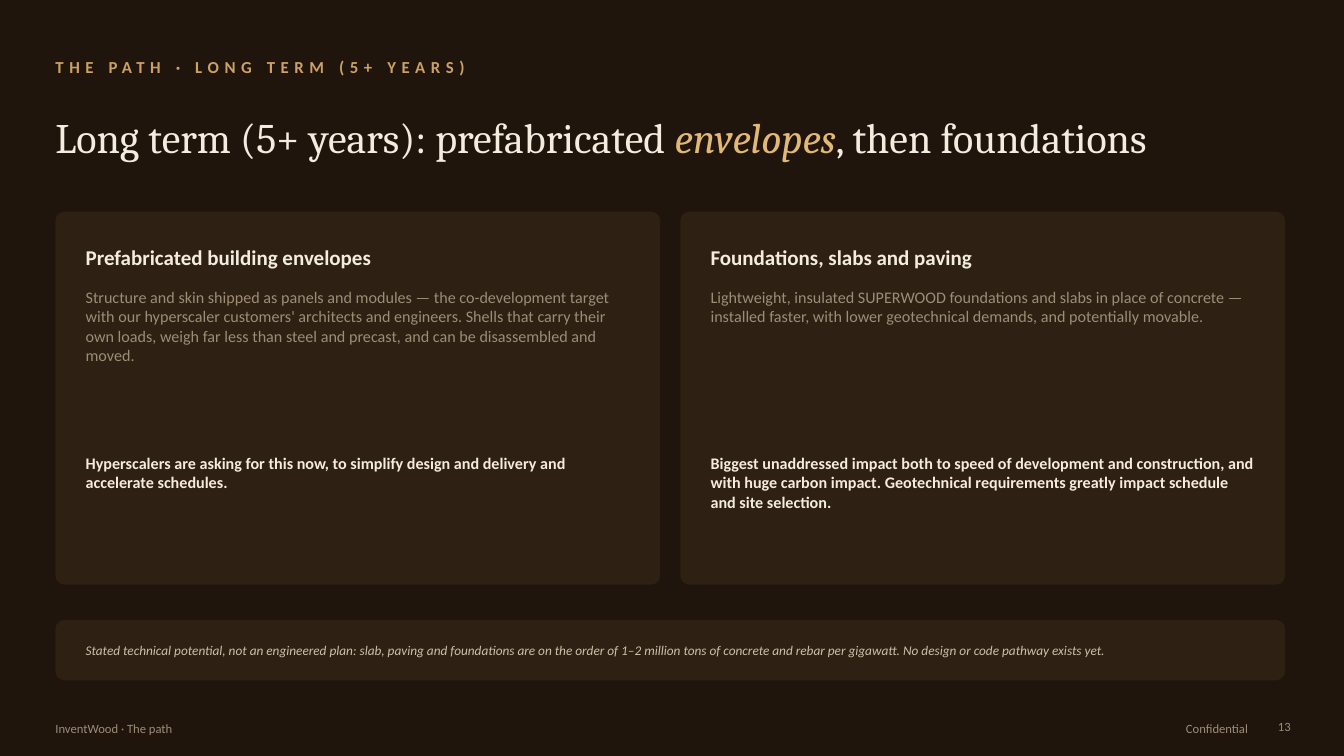
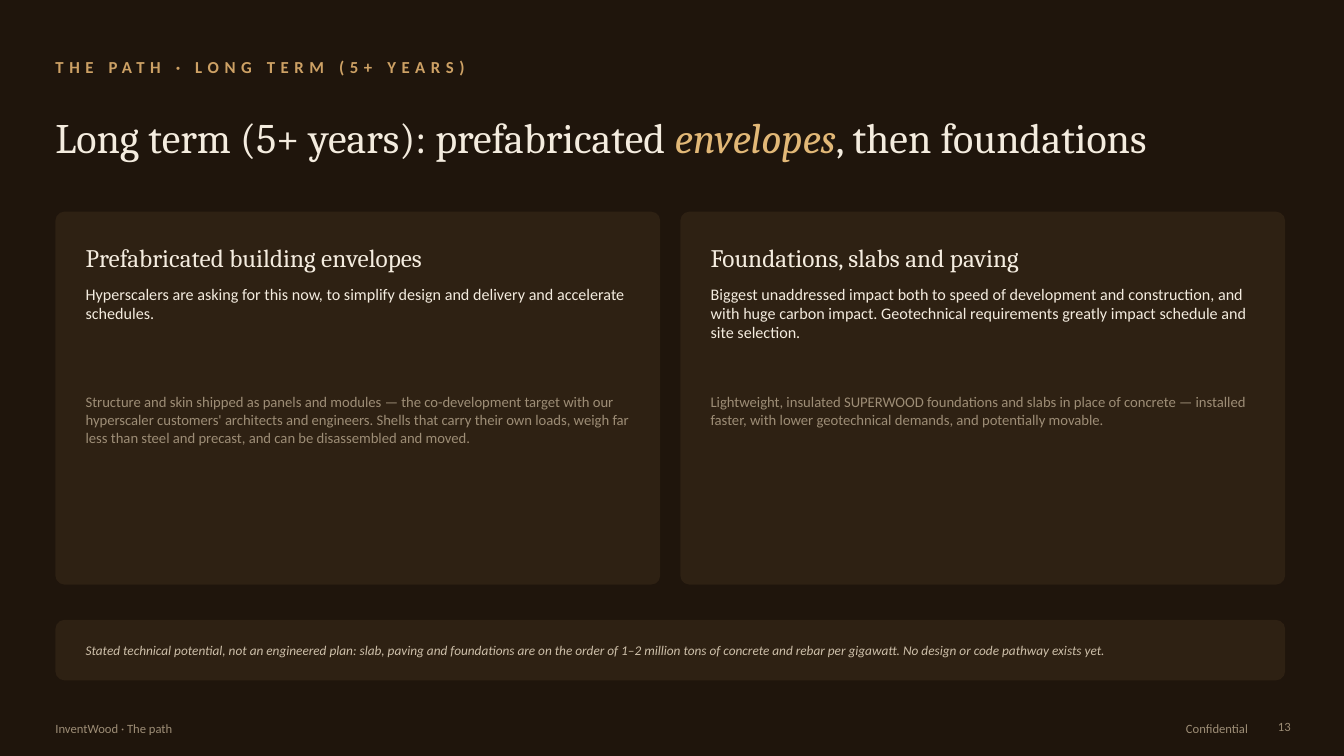
Before and after one commit to alau-hi/decks, a slide deck: slide 13 of superwood-datacenter-investor/SUPERWOOD-for-Data-Centers-Companion.pptx. Drawn at 1344x756 pixels with LibreOffice and Linux fonts; fonts in the diff are those of the drawing. Boxes give left, top, right and bottom in pixels: in the first picture for what was removed or moved away, otherwise in the second. Text is boxed around its words. In the diff, an @@ line names an element or a change of style, - is before the commit and + after.

```diff
--- a/superwood-datacenter-investor/SUPERWOOD-for-Data-Centers-Companion.pptx
+++ b/superwood-datacenter-investor/SUPERWOOD-for-Data-Centers-Companion.pptx
@@ text "Prefabricated building envelopes" at box(86, 249, 422, 273): size 15 to 18 pt, font Calibri to Cambria, bold off @@
@@ text "Foundations, slabs and paving" at box(711, 249, 1019, 273): size 15 to 18 pt, font Calibri to Cambria, bold off @@
@@ text "Hyperscalers are asking for this ...": place and size @@
-text "Hyperscalers are asking for this ..." at box(86, 457, 565, 488)
+text "Hyperscalers are asking for this ..." at box(86, 289, 624, 319)
@@ text "Hyperscalers are asking for this ..." at box(86, 289, 624, 319): bold off @@
@@ text "Biggest unaddressed impact both to ..." at box(711, 289, 1246, 338): bold off @@
@@ text "Biggest unaddressed impact both to ...": place and size @@
-text "Biggest unaddressed impact both to ..." at box(711, 457, 1253, 508)
+text "Biggest unaddressed impact both to ..." at box(711, 289, 1246, 338)
@@ text "Structure and skin shipped as ...": place and size @@
-text "Structure and skin shipped as ..." at box(86, 292, 609, 361)
+text "Structure and skin shipped as ..." at box(86, 397, 629, 445)
@@ text "Structure and skin shipped as ..." at box(86, 397, 629, 445): size 11.5 to 10.5 pt @@
@@ text "Lightweight, insulated SUPERWOOD foundations and ..." at box(711, 397, 1246, 428): size 11.5 to 10.5 pt @@
@@ text "Lightweight, insulated SUPERWOOD foundations and ...": place and size @@
-text "Lightweight, insulated SUPERWOOD foundations and ..." at box(711, 292, 1224, 325)
+text "Lightweight, insulated SUPERWOOD foundations and ..." at box(711, 397, 1246, 428)
```
Also in this commit, not shown: 4 other files.
